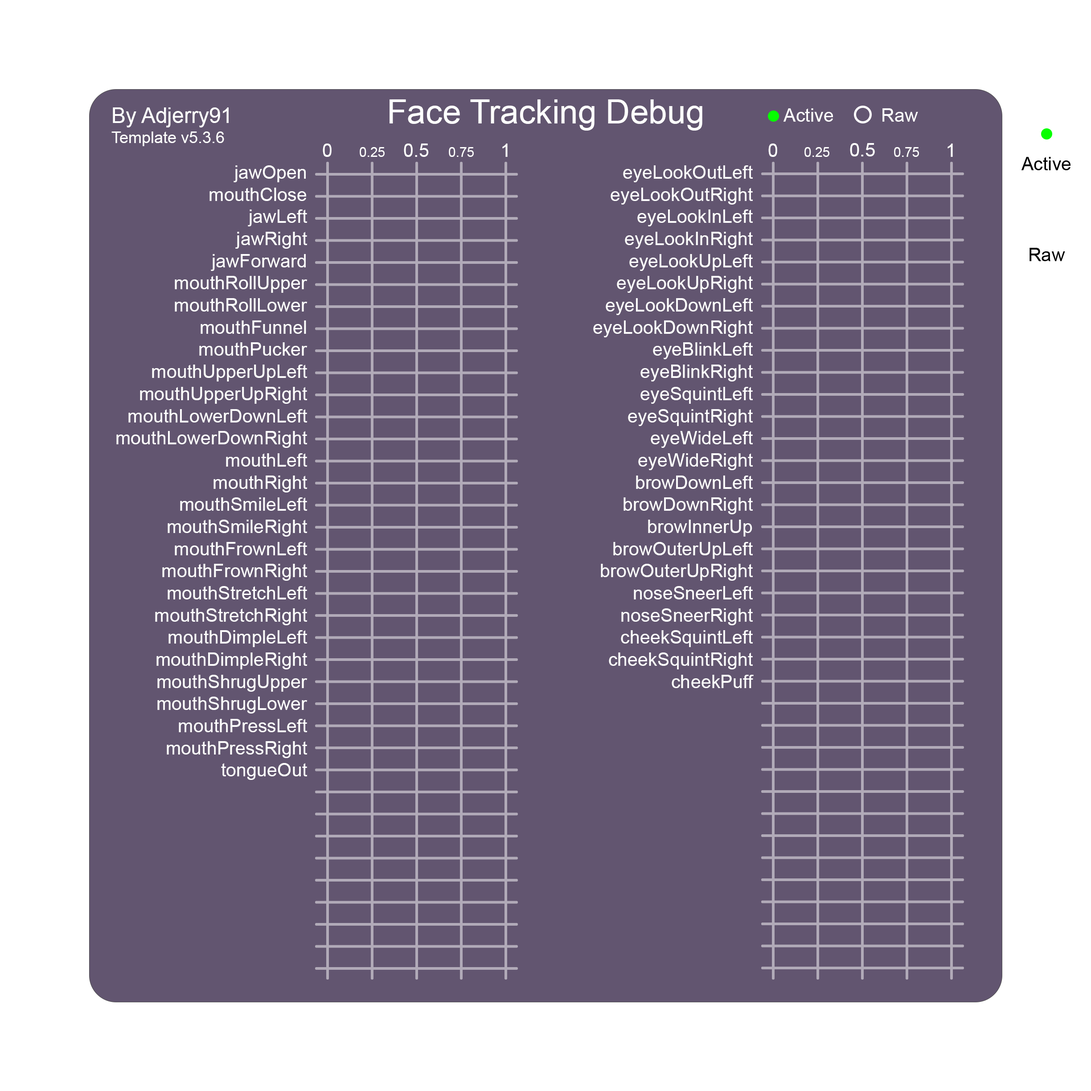
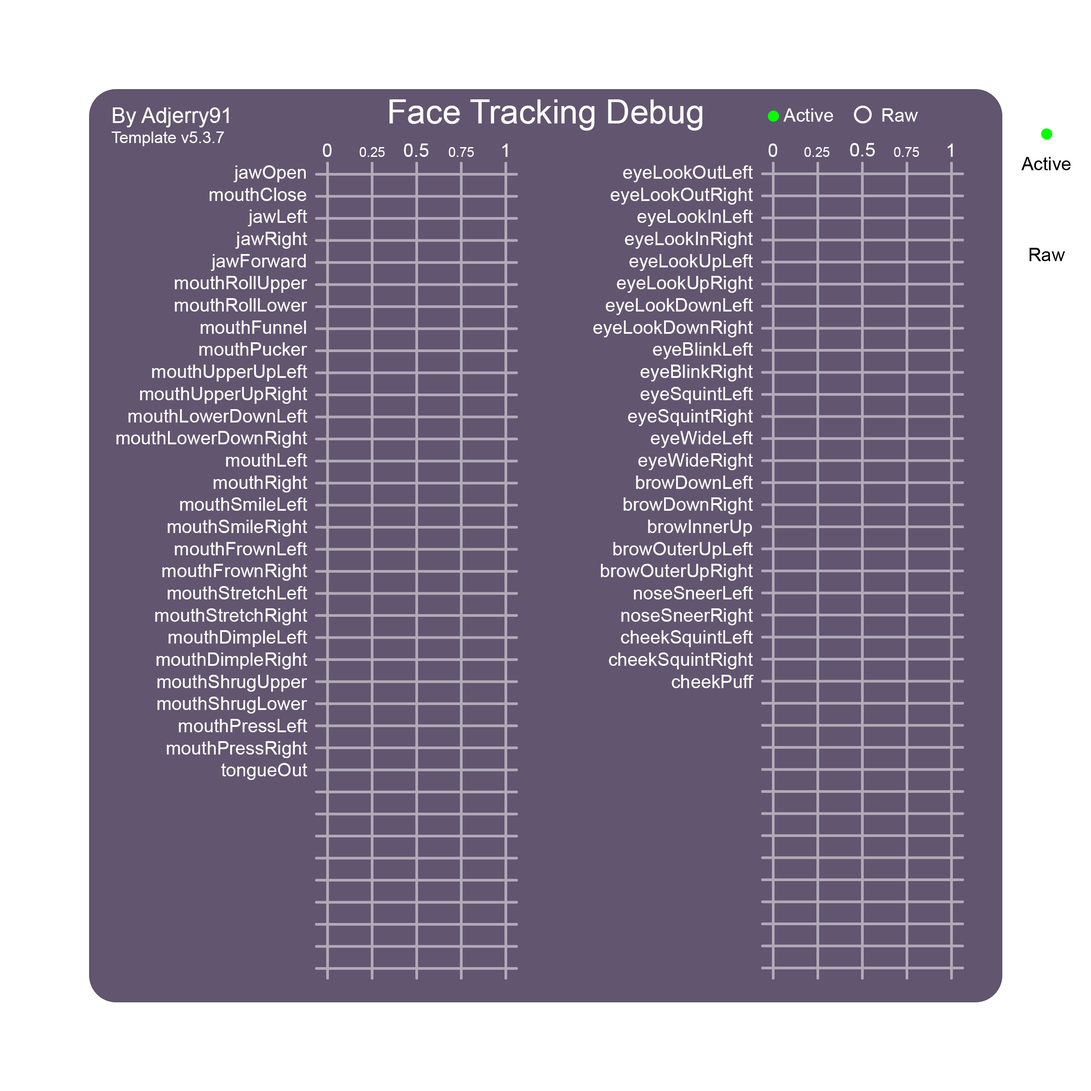
Layered file, before and after one edit (1091 x 1091). Changes by layer:
painted on "Template Version" over [216, 131, 225, 144]
